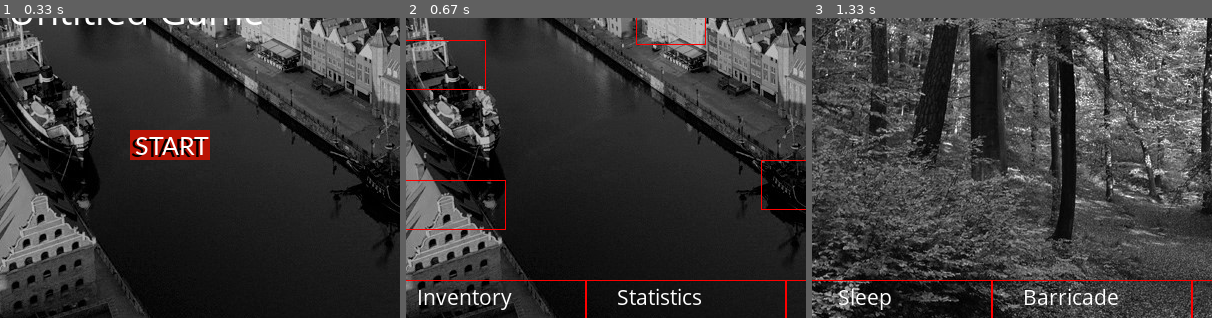
Above: before the commit, frames 1-3 (left to right).
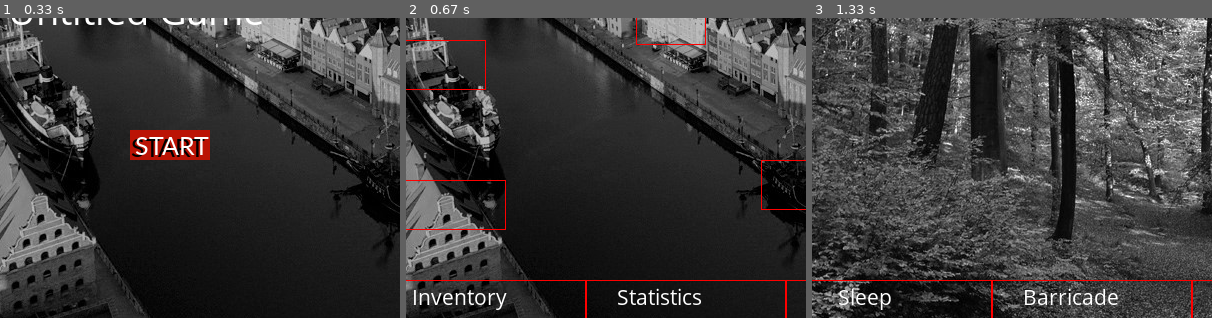
Above: after the commit, the same moments.

Repository: darek-k/pygame-project
Game: pygame game, started from main_menu.py
Same seed, same stepped clock (60 frames per second), same inputs: the game is played once before the commit and once after it.
Inputs (mouse positions are % of the whole screen's width and height, from its top left):
- Up to frame 1 (0.33 s): no input
- Up to frame 2 (0.67 s): click "START" at 0.38 s
- Up to frame 3 (1.33 s): click (26, 51) at 0.72 s; click (61, 8) at 1.05 s
The pictures show only the part of the screen within x 28-78%, y 48-98%; the shares and areas given below are measured in that part.

Frame 1 is identical in both runs. In frame 2, 0.7% of the frame differs, in the area x 2-27%, y 90-98%; in frame 3, nothing differs.

Commit message:
Add color statistics buttons in Search window

Diff:
--- a/main_menu.py
+++ b/main_menu.py
@@ -1250,6 +1250,8 @@
             pygame.display.set_caption(window_name)
             set_image = pygame.image.load(image)
             display.blit(set_image, (0, 0))
+            writing_text('', 35, 'LMB = Equip Item', 'pure_red', 0, 570)
+            writing_text('', 35, 'ESC = Exit', 'pure_red', 660, 570)
 
             # Items in Inventory
             inventory.show_items_to_equip(type, attribute_text)
@@ -1701,9 +1703,6 @@
                     pygame.quit()
                     sys.exit()
 
-                if event.type == pygame.KEYDOWN and event.key == pygame.K_ESCAPE:
-                    main_menu_window.open_main_menu_window()
-
                 if event.type == pygame.MOUSEBUTTONDOWN:  # Open an Inventory window
                     button = pygame.Rect(200, 550, 200, 40)
                     if event.button == 1:
@@ -1862,7 +1861,7 @@
             # Menu buttons
             button_maker(0, 550, 200, 40, 'grey', 'pure_red', 'Comic Sans MS', 23, '        Journal', 'white',
                          transparent_on=False)  # Journal
-            button_maker(200, 550, 200, 40, 'grey', 'pure_red', 'Comic Sans MS', 23, '      Inventory', 'white',
+            button_maker(200, 550, 200, 40, 'grey', 'pure_red', 'Comic Sans MS', 23, 'Inventory'.center(20), 'white',
                          transparent_on=False)  # Inventory
             button_maker(400, 550, 200, 40, 'grey', 'pure_red', 'Comic Sans MS', 23, '      Statistics', 'white',
                          transparent_on=False)  # Statistics
@@ -1884,9 +1883,7 @@
                 if event.type == pygame.QUIT:
                     pygame.quit()
                     sys.exit()
-                if event.type == pygame.KEYDOWN and event.key == pygame.K_ESCAPE:
-                    pygame.quit()
-                    sys.exit()
+
                 if event.type == pygame.MOUSEBUTTONDOWN:  # click START Button
                     button = pygame.Rect(350, 400, 80, 30)
                     if event.button == 1:
--- a/test.py
+++ b/test.py
@@ -1593,18 +1593,12 @@
             # Add menu buttons
             button_maker(0, 550, 100, 40, 'grey', 'pure_red', 'Comic Sans MS', 23, 'Search', 'white',
                          transparent_on=False)  # Search
-            button_maker(100, 550, 150, 40, 'black', 'black', '', 30, ' STAMINA = ' + str(player1.stamina),
-                         'white',  # Stamina
-                         transparent_off=False, transparent_on=False)
-            button_maker(250, 550, 150, 40, 'black', 'black', '', 30, '    HEALTH = ' + str(player1.health), 'white',
-                         # Health
-                         transparent_off=False, transparent_on=False)
-            button_maker(400, 550, 150, 40, 'black', 'black', '', 30, '     FOOD = ' + str(player1.food), 'white',
-                         # Food
-                         transparent_off=False, transparent_on=False)
-            button_maker(550, 550, 150, 40, 'black', 'black', '', 30, '   DRINK = ' + str(player1.drink), 'white',
-                         # Drink
-                         transparent_off=False, transparent_on=False)
+
+            statistic_window.statistics_buttons(100, 550, 150, 40, '', 30, f'FOOD = {player1.food}', 'needs', player1.food)
+            statistic_window.statistics_buttons(250, 550, 150, 40, '', 30, f'DRINK = {player1.drink}', 'needs', player1.drink)
+            statistic_window.statistics_buttons(400, 550, 150, 40, '', 30, f'STAMINA = {player1.stamina}', 'needs', player1.stamina)
+            statistic_window.statistics_buttons(550, 550, 150, 40, '', 30, f'HEALTH = {player1.health}', 'needs', player1.health)
+
             button_maker(700, 550, 100, 40, 'grey', 'pure_red', 'Comic Sans MS', 23, '  Exit', 'white',
                          transparent_on=False)  # Exit
 
